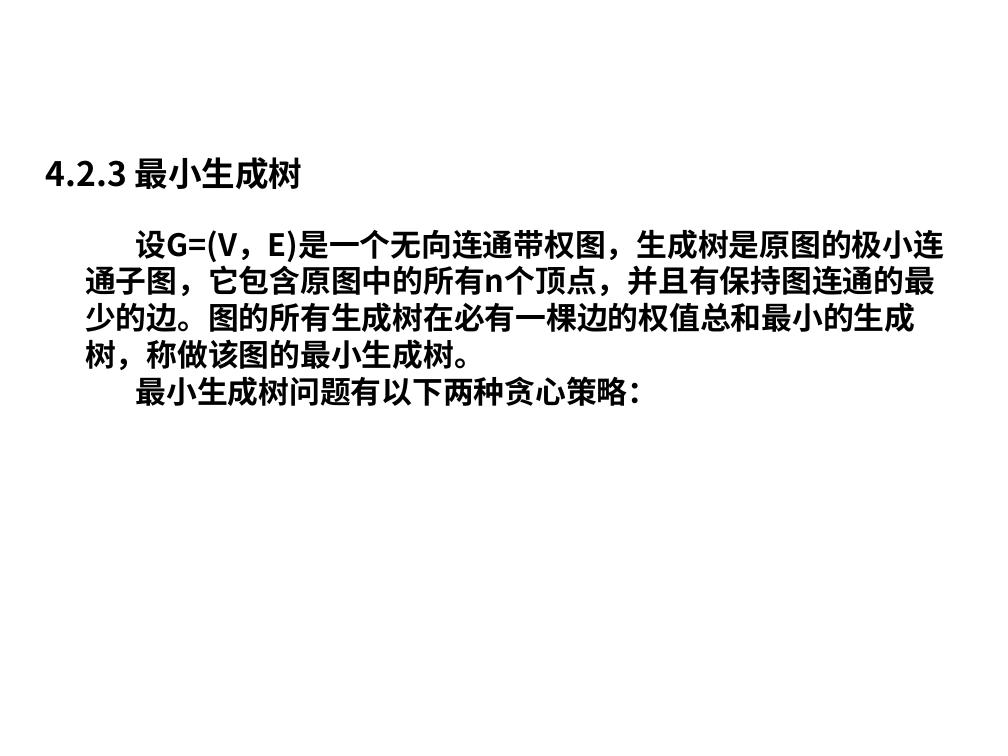
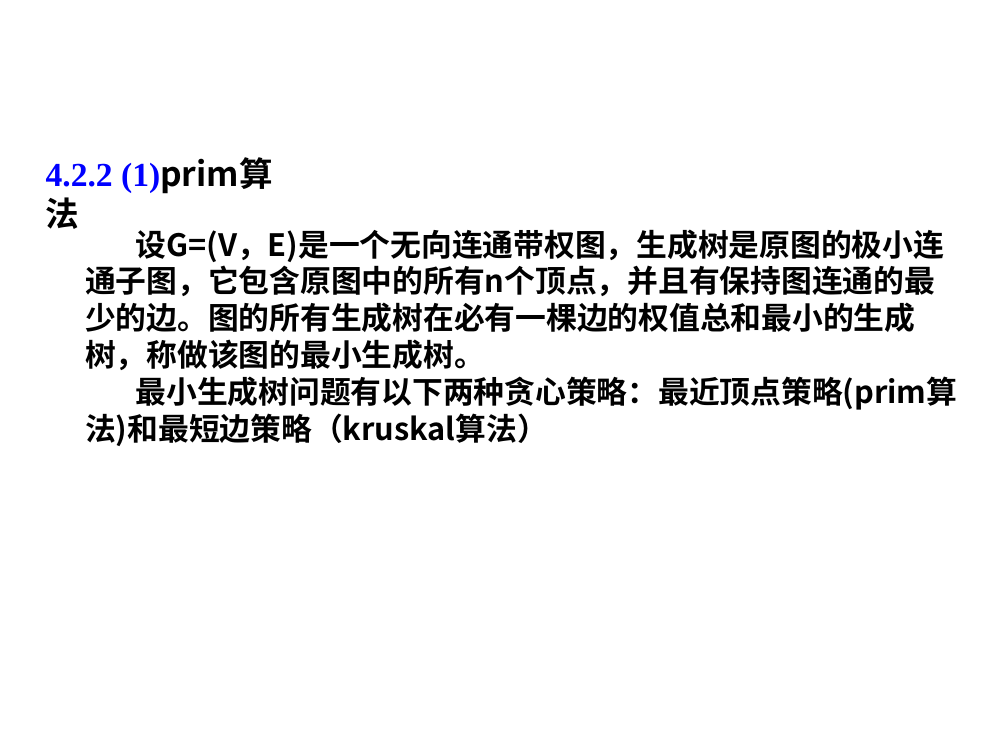
Before and after one commit to liutongling/DP, a slide deck: slide 41 of file/第4章 贪心法.pptx. Drawn at 1008x756 pixels with LibreOffice and Linux fonts; fonts in the diff are those of the drawing; background and template pictures are left out. Boxes give left, top, right and bottom in pixels: in the first picture for what was removed or moved away, otherwise in the second. Text is boxed around its words. In the diff, an @@ line names an element or a change of style, - is before the commit and + after.

Commit message:
添加prim算法的注释

```diff
--- a/file/第4章 贪心法.pptx
+++ b/file/第4章 贪心法.pptx
@@ text at <box>46,159,273,192</box>: text changed; font Noto Sans CJK SC to Times New Roman; text colour #000000 to #0000FF @@
-4.2.3 最小生成树
+4.2.2 (1)prim算法
@@ text at <box>85,376,958,446</box>: text changed @@
-最小生成树问题有以下两种贪心策略：
+最小生成树问题有以下两种贪心策略：最近顶点策略(prim算法)和最短边策略（kruskal算法）
```
Also in this commit, not shown: 16 other slides changed, 1 other file.
